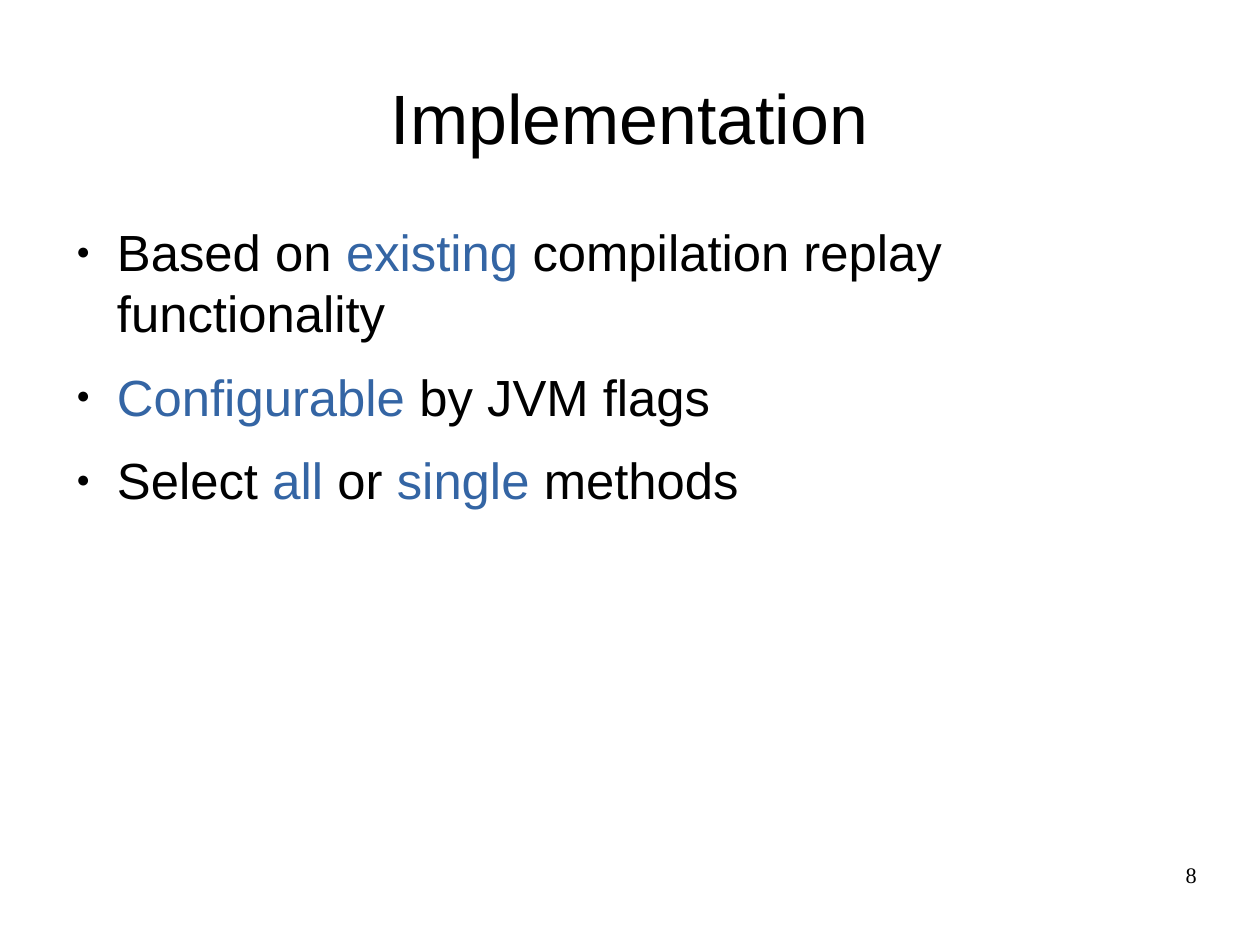
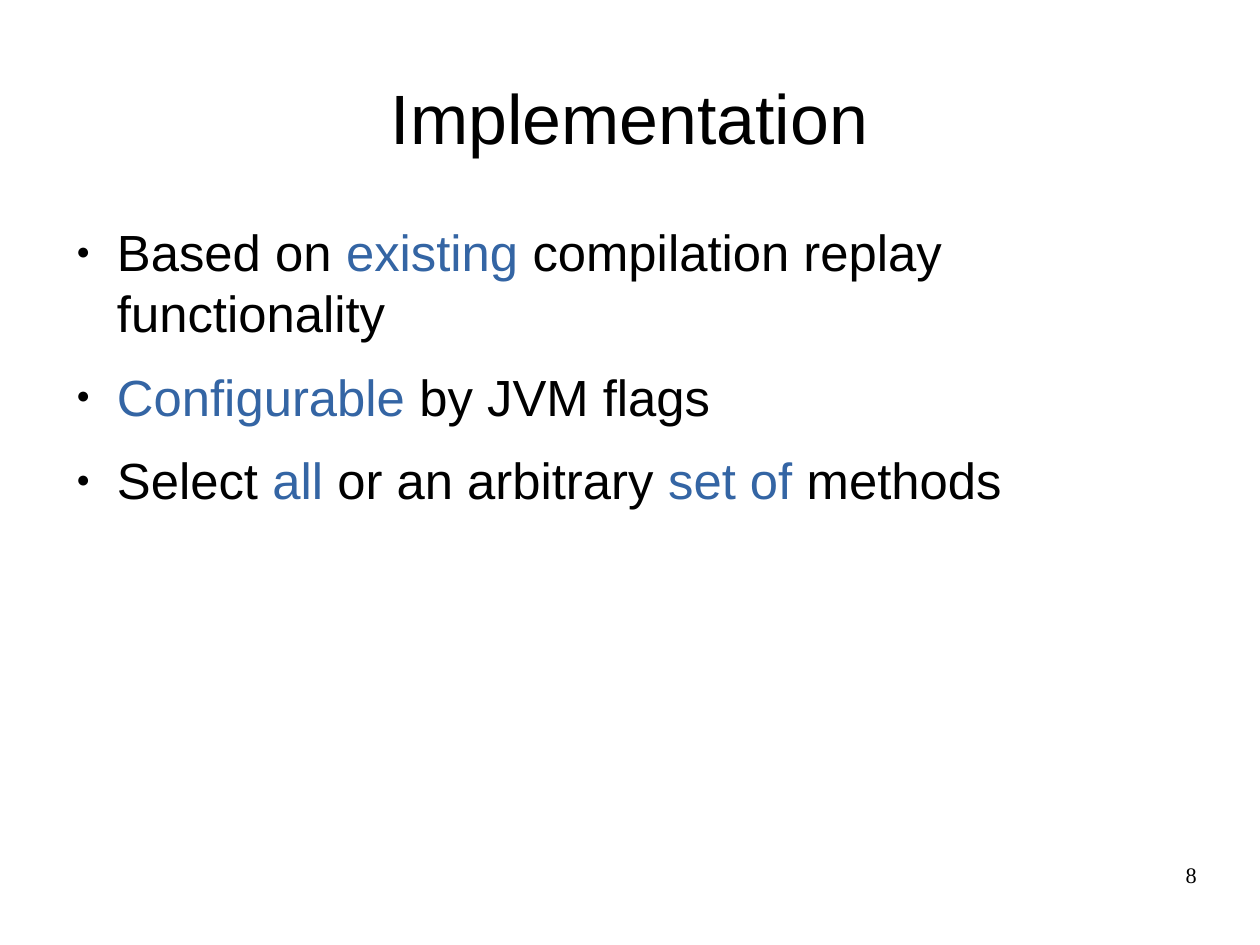
Before and after one commit to mohlerm/hotspot, a slide deck: slide 8 of presentation/profile_caching_mohlerm_presentation.odp. Drawn at 1260x945 pixels with LibreOffice and Linux fonts; fonts in the diff are those of the drawing. Boxes give left, top, right and bottom in pixels: in the first picture for what was removed or moved away, otherwise in the second. Text is boxed around its words. In the diff, an @@ line names an element or a change of style, - is before the commit and + after.

```diff
--- a/presentation/profile_caching_mohlerm_presentation.odp
+++ b/presentation/profile_caching_mohlerm_presentation.odp
@@ text at box(117, 462, 1002, 510): text changed @@
-● Select all or single methods
+● Select all or an arbitrary set of methods
```
Also in this commit, not shown: 3 other slides changed, 2 slides added, 3 other files.
